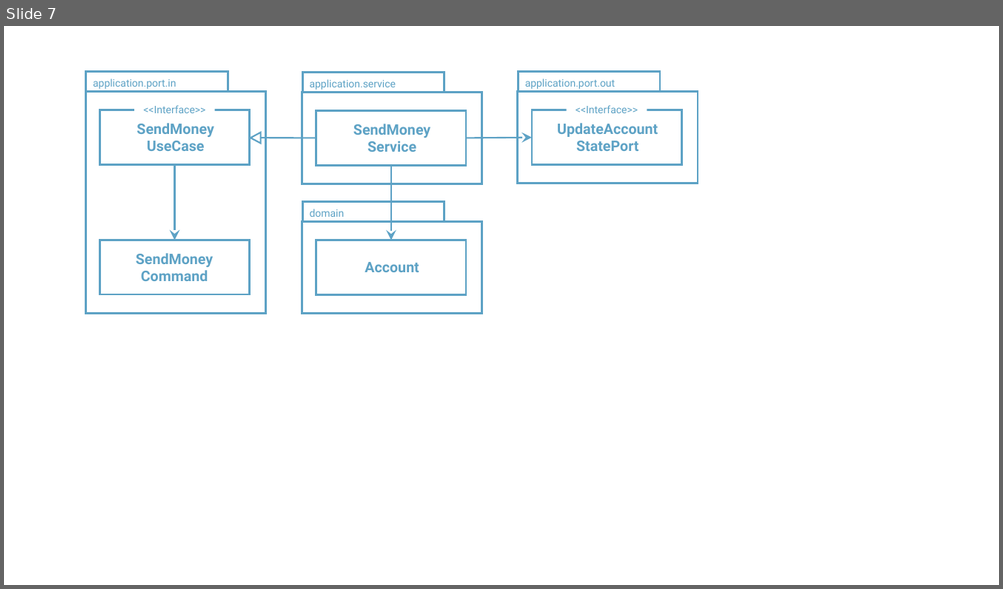
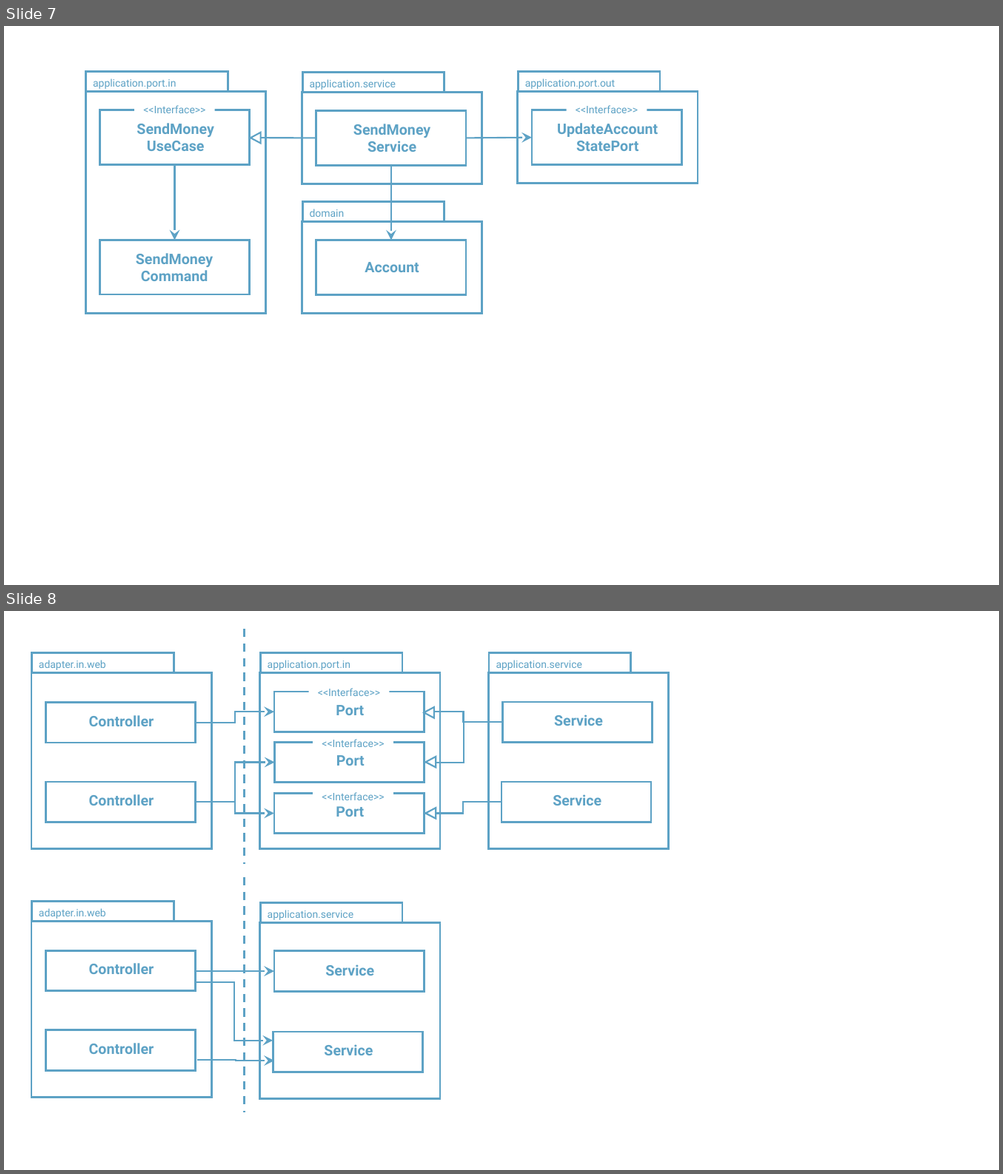
Before and after one commit to rudaks-han/book-summary, a slide deck: Get Your Hands Dirty on Clean Architecture/ref/프레젠테이션1.pptx. Shown one above the other, each under a label of ours: slide 7 before the commit, slides 7 and 8 after it. The pictures are 1003x589 and 1003x1174 pixels, drawn with LibreOffice and Linux fonts; fonts in the diff are those of the drawing. Boxes give left, top, right and bottom in pixels: in the first picture for what was removed or moved away, otherwise in the second. Text is boxed around its words. In the diff, an @@ line names an element or a change of style, - is before the commit and + after.

```diff
--- a/Get Your Hands Dirty on Clean Architecture/ref/프레젠테이션1.pptx
+++ b/Get Your Hands Dirty on Clean Architecture/ref/프레젠테이션1.pptx
@@ slide 8 added at [4,611,999,1170], background #FFFFFF @@
@@ line added from (244, 629) to (244, 864), #5DA2C5 2 pt dashed @@
@@ text added at [318,688,380,696], 10 pt, text #5DA2C5 @@
+<<Interface>>
@@ elbow arrow added from (195, 723) to (274, 712), #5DA2C5 1.5 pt @@
@@ triangle added at [424,708,433,718], fill #FFFFFF, outline #5DA2C5 1.5 pt @@
@@ elbow arrow added from (503, 722) to (424, 712), #5DA2C5 1.5 pt @@
@@ group added at [260,652,440,849]: 5 rectangles, 4 texts @@
+Port
+application.port.in
+Port
+Port
@@ text added at [321,739,384,747], 10 pt, text #5DA2C5 @@
+<<Interface>>
@@ elbow arrow added from (503, 722) to (424, 763), #5DA2C5 1.5 pt @@
@@ elbow arrow added from (195, 802) to (275, 763), #5DA2C5 1.5 pt @@
@@ triangle added at [426,757,435,767], fill #FFFFFF, outline #5DA2C5 1.5 pt @@
@@ group added at [31,652,211,849]: 4 rectangles, 3 texts @@
+Controller
+adapter.in.web
+Controller
@@ group added at [488,652,668,849]: 4 rectangles, 3 texts @@
+Service
+application.service
+Service
@@ elbow arrow added from (195, 802) to (274, 813), #5DA2C5 1.5 pt @@
@@ text added at [321,792,384,800], 10 pt, text #5DA2C5 @@
+<<Interface>>
@@ elbow arrow added from (502, 802) to (424, 813), #5DA2C5 1.5 pt @@
@@ triangle added at [426,808,435,818], fill #FFFFFF, outline #5DA2C5 1.5 pt @@
@@ line added from (244, 877) to (244, 1113), #5DA2C5 2 pt dashed @@
@@ elbow arrow added from (195, 971) to (274, 971), #5DA2C5 1.5 pt @@
@@ elbow arrow added from (195, 982) to (273, 1041), #5DA2C5 1.5 pt @@
@@ group added at [31,901,211,1097]: 4 rectangles, 3 texts @@
+Controller
+adapter.in.web
+Controller
@@ group added at [260,903,440,1099]: 4 rectangles, 3 texts @@
+Service
+application.service
+Service
@@ elbow arrow added from (197, 1060) to (274, 1061), #5DA2C5 1.5 pt @@
```
Also in this commit, not shown: 1 other slide added, 6 other files.
